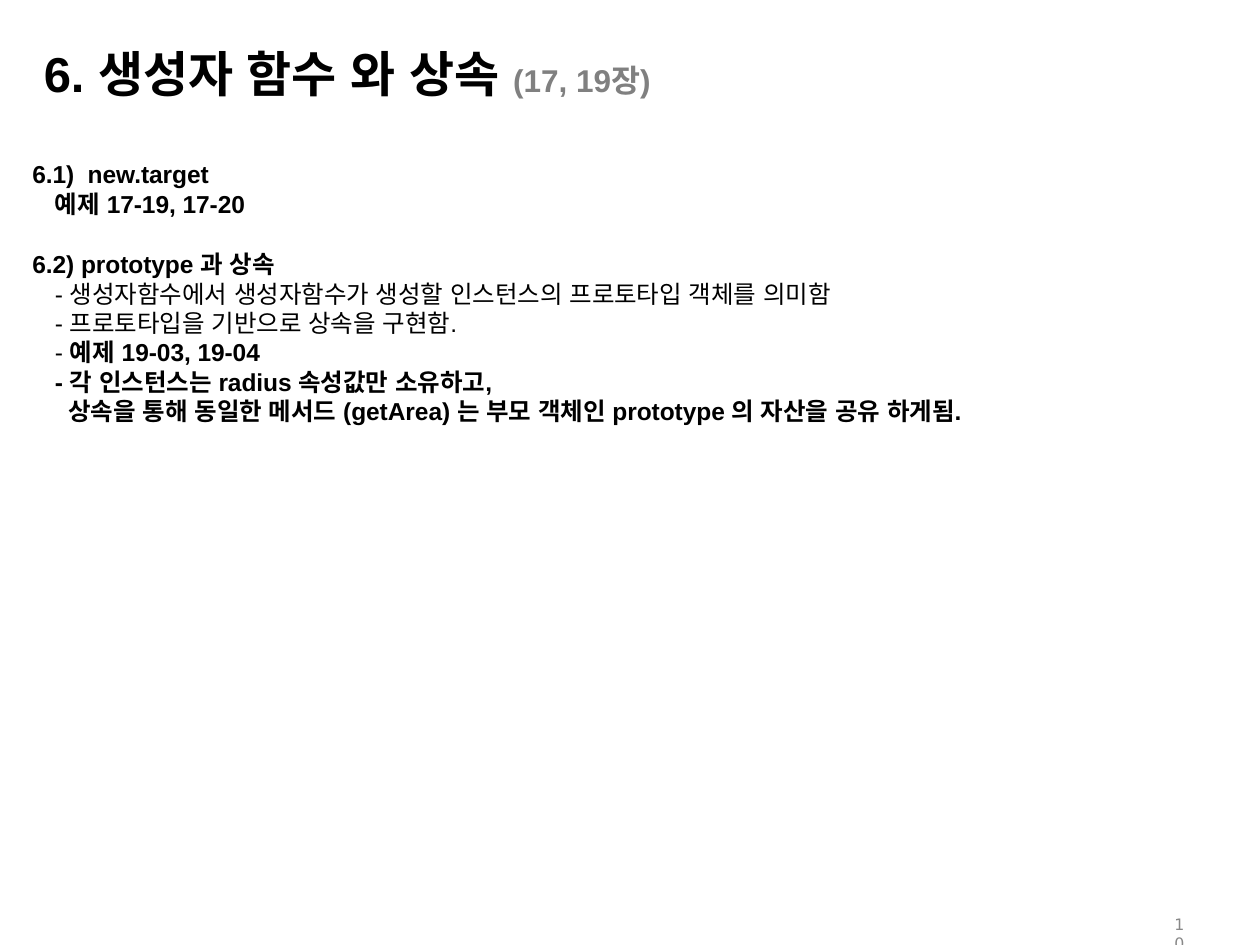
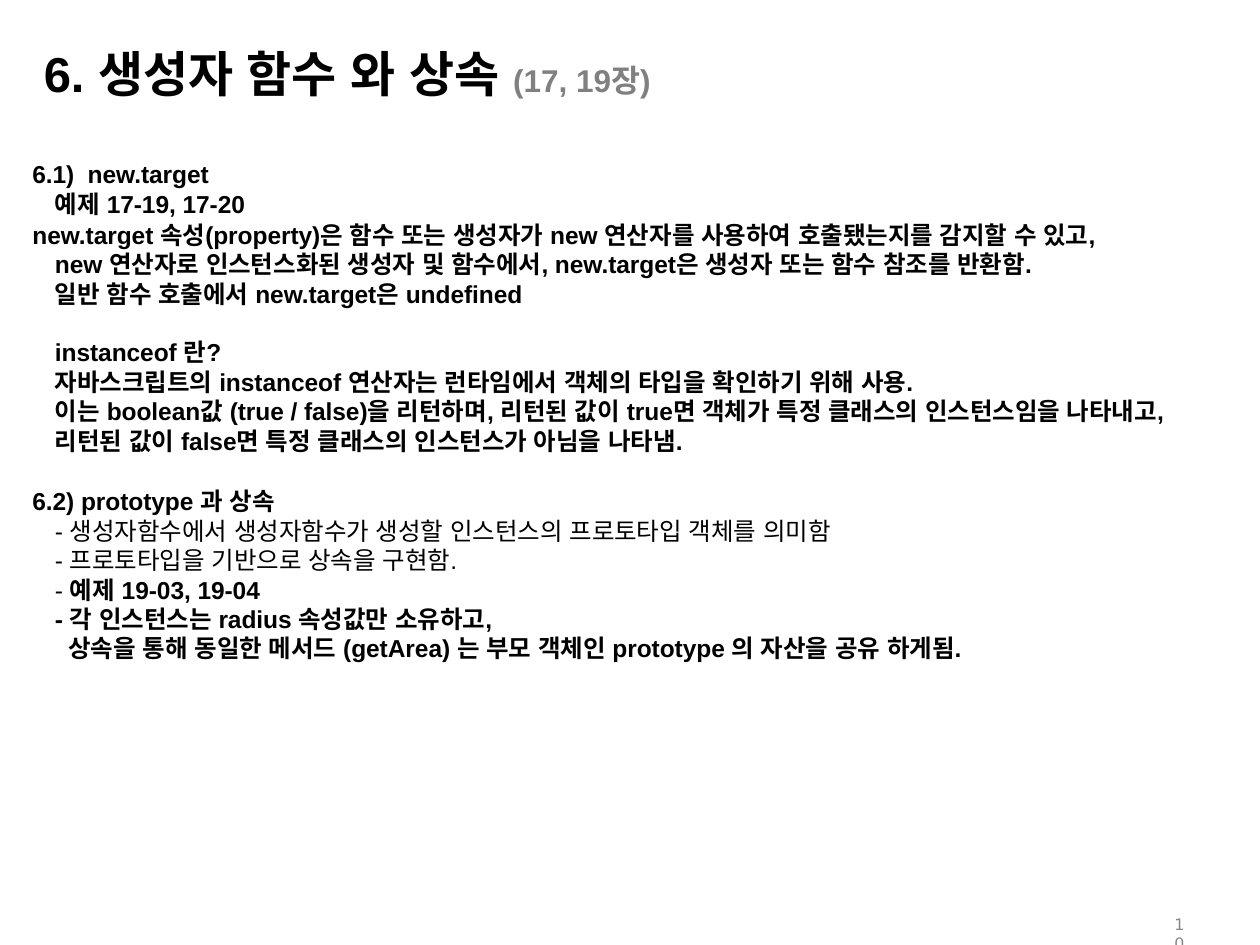
Before and after one commit to hazedensays/KDT-Academy-Ref, a slide deck: slide 10 of front/classRef/12장_주요개념추가_EcmaScript6.pptx. Drawn at 1260x945 pixels with LibreOffice and Linux fonts; fonts in the diff are those of the drawing. Boxes give left, top, right and bottom in pixels: in the first picture for what was removed or moved away, otherwise in the second. Text is boxed around its words. In the diff, an @@ line names an element or a change of style, - is before the commit and + after.

Commit message:
???수정

```diff
--- a/front/classRef/12장_주요개념추가_EcmaScript6.pptx
+++ b/front/classRef/12장_주요개념추가_EcmaScript6.pptx
@@ text at (32, 223, 1164, 453): paragraph added @@
+new.target 속성(property)은 함수 또는 생성자가 new 연산자를 사용하여 호출됐는지를 감지할 수 있고,
+new 연산자로 인스턴스화된 생성자 및 함수에서, new.target은 생성자 또는 함수 참조를 반환함.
+일반 함수 호출에서 new.target은 undefined
+instanceof 란?
+자바스크립트의 instanceof 연산자는 런타임에서 객체의 타입을 확인하기 위해 사용.
+이는 boolean값 (true / false)을 리턴하며, 리턴된 값이 true면 객체가 특정 클래스의 인스턴스임을 나타내고,
+리턴된 값이 false면 특정 클래스의 인스턴스가 아님을 나타냄.
```
